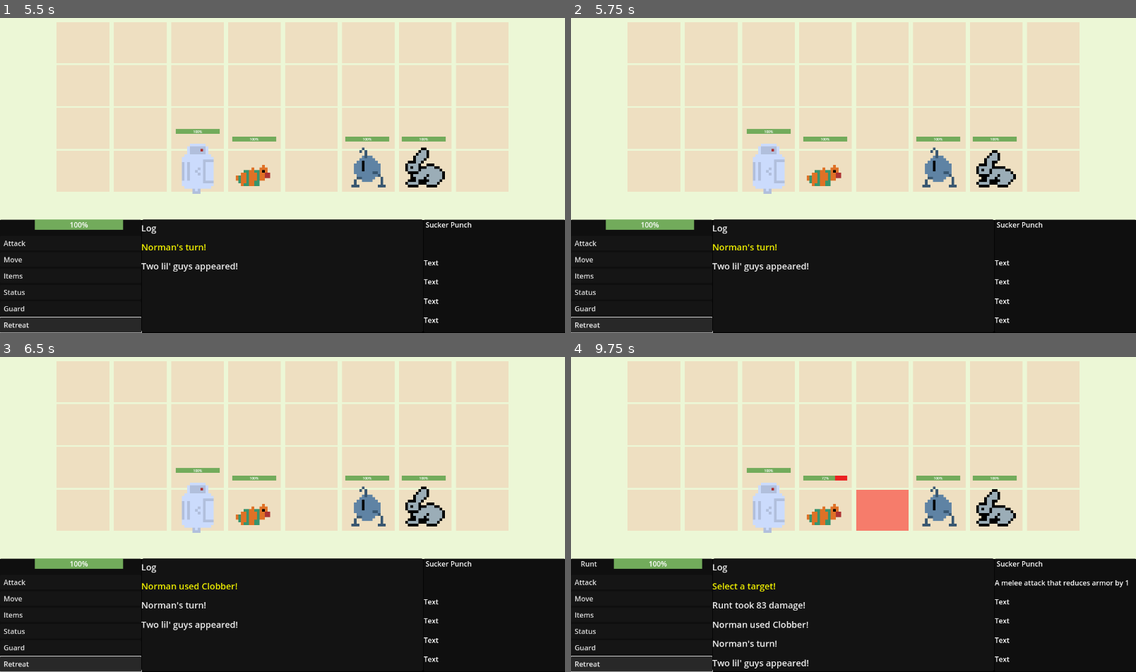
Above: before the commit, frames 1-4 (two rows, left to right).
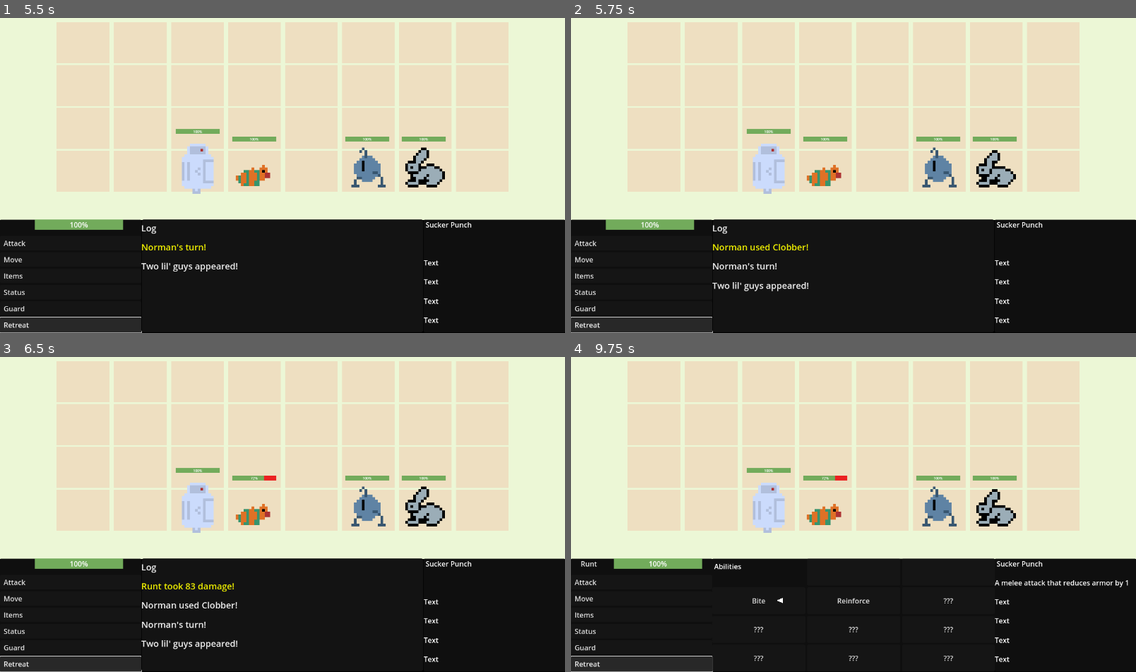
Above: after the commit, the same moments.

Repository: SamShubitz1/WorkingTitle
Game: Godot game, scene res://Scenes/Battle/Battle/battle_scene.tscn
The game is run twice, just before and just after one commit, with the same random seed, the same clock (stepped at 60 frames per second) and the same inputs. This scene is started directly instead of the project's main scene.
Inputs:
- Up to frame 1 (5.5 s): click "Attack" at 0.5 s; click "Move" at 1.25 s; click "Items" at 2 s; click "Status" at 2.75 s; click "Guard" at 3.5 s; click "Retreat" at 4.25 s; tap Enter (ui_accept) at 5, 5.1, 5.27 s; hold Right (ui_right) from 5.03 s (still down)
- Up to frame 2 (5.75 s): keep holding Right (ui_right); tap Enter (ui_accept) at 5.57 s
- Up to frame 3 (6.5 s): release Right (ui_right) at 5.78 s; hold Q (go_back) from 5.78 s (still down); tap E (navigate_log) at 5.85 s; tap Enter (ui_accept) at 6.02, 6.05, 6.32 s
- Up to frame 4 (9.75 s): release Q (go_back) at 6.53 s; hold Right (ui_right) 6.53-7.28 s; tap P (testbutton) at 6.6, 8.85 s; tap Enter (ui_accept) at 6.8, 7.35, 7.52, 7.82, 8.27, 8.3, 8.57, 9.02, 9.05, 9.32, 9.6 s; hold S (navigate_forward) 7.28-8.03 s; hold Left (ui_left) 8.03-9.53 s; tap E (navigate_log) at 8.1 s; hold Q (go_back) from 9.53 s (still down)

Frame 1 is identical in both runs. In frame 2, 0.5% of the frame differs, in the area x 25-42%, y 71-87%; in frame 3, 0.8%; in frame 4, 2.4%, in the area x 25-75%, y 42-100%.

Commit message:
movement half implemented

Diff:
--- a/Classes/base_grid_menu.gd
+++ b/Classes/base_grid_menu.gd
@@ -17,27 +17,30 @@
 
 var targets_grid: Dictionary = {}
 var current_grid_type: GridType = GridType.GLOBAL
-var initial_cells: Array[Panel]
+var global_cells: Array[Panel]
+var range_of_movement: Vector2i
+
 const initial_grid_size: Vector2i = Vector2i(8, 4)
 
 var current_shape: GameData.AttackShapes
 
-func init(menu: Node, menu_buttons: Array, menu_cursor: BaseCursor, initial_button_position = null) -> void:
-	super.init(menu, menu_buttons, menu_cursor)
-	initial_cells = menu_buttons
+func init(menu: Node, buttons: Array, menu_cursor: BaseCursor, initial_button_position = null, wrap = true) -> void:
+	super.init(menu, buttons, menu_cursor)
+	global_cells = buttons
 	update_grid(initial_grid_size)
-	for button in menu_buttons:
+	for button in buttons:
 		button.modulate.a = .1
 
 func update_grid(grid_size: Vector2i):
 	targets_grid = {}
 	var rows = grid_size.y
 	var cell_index = 0
-	for y in range(grid_size.y):
+	for y in range(rows):
 		for x in range(grid_size.x):
 			var grid_coords = Vector2i(x, rows - (y + 1))
 			targets_grid[grid_coords] = buttons[cell_index]
 			cell_index += 1
+	update_selected_cell(Vector2i(3,0))
 
 func activate_enemy_grid() -> void:
 	if current_grid_type != GridType.ENEMY:
@@ -60,31 +63,31 @@
 func get_enemy_cells() -> Array:
 	var enemy_cells: Array
 	var columns = initial_grid_size.x
-	var rows = initial_grid_size.y
-	for i in range(initial_cells.size()):
+	for i in range(global_cells.size()):
 		if i % columns == columns / 2:
 			for j in range(columns / 2):
-				enemy_cells.append(initial_cells[i + j])
+				enemy_cells.append(global_cells[i + j])
 	return enemy_cells
 
 func get_player_cells() -> Array:
-	var enemy_cells: Array
+	var player_cells: Array
 	var columns = initial_grid_size.x
-	var rows = initial_grid_size.y
-	for i in range(initial_cells.size()):
+	for i in range(global_cells.size()):
 		if i % columns == 0:
 			for j in range(columns / 2):
-				enemy_cells.append(initial_cells[i + j])
-	return enemy_cells
+				player_cells.append(global_cells[i + j])
+	return player_cells
 
 func get_targeted_cells() -> Array:
 	var selected_coords = [targets_grid.find_key(selected_button)]
 	selected_coords.append_array(get_neighbor_coords(selected_coords[0]))
 	var global_coords: Array
-	for coord in selected_coords:
-		coord.x += 4
-		global_coords.append(coord)
-	return global_coords
+	if current_grid_type == GridType.ENEMY:
+		for coord in selected_coords:
+			coord.x += 4
+			global_coords.append(coord)
+		selected_coords = global_coords
+	return selected_coords
 
 func navigate_forward(e: InputEvent) -> void:
 	if is_active:
@@ -103,7 +106,7 @@
 func move_up() -> void:
 	var coords = targets_grid.find_key(selected_button)
 	var next_coords: Vector2i
-	if coords.y == 3: # should be a dynamic value
+	if coords.y == initial_grid_size.y - 1:
 		next_coords = Vector2i(coords.x, 0)
 	else:
 		next_coords = Vector2i(coords.x, coords.y + 1)
@@ -112,7 +115,7 @@
 func move_down() -> void:
 	var coords = targets_grid.find_key(selected_button)
 	var next_coords: Vector2i
-	if coords.y == 0: # should be a dynamic value
+	if coords.y == 0:
 		next_coords = Vector2i(coords.x, 3)
 	else:
 		next_coords = Vector2i(coords.x, coords.y - 1)
@@ -121,7 +124,7 @@
 func move_left() -> void:
 	var coords = targets_grid.find_key(selected_button)
 	var next_coords: Vector2i
-	if coords.x == 0: # should be a dynamic value
+	if coords.x == 0:
 		next_coords = Vector2i(3, coords.y)
 	else:
 		next_coords = Vector2i(coords.x - 1, coords.y)
@@ -155,7 +158,8 @@
 	var neighbor_coords = get_neighbor_coords(next_coords)
 	for coords in neighbor_coords:
 		var neighbor = targets_grid[coords]
-		neighbor.modulate = Color(1, 1, 0, .3)
+		neighbor.modulate = get_cell_color()
+		neighbor.modulate.a = .3
 	selected_button = targets_grid[next_coords]
 	selected_button.modulate.a = 0.5
 
@@ -186,3 +190,13 @@
 func reset_cells() -> void:
 	for button in buttons:
 		button.modulate.a = 0.1
+
+func set_range(origin: Vector2i, range: Vector2i) -> void:
+	range_of_movement = range
+	update_selected_cell(origin)
+
+func get_cell_color() -> Color:
+	if current_grid_type == GridType.ENEMY:
+		return Color(1, 0, 0)
+	else:
+		return Color(.2, 1, 1)
--- a/Data/game_data.gd
+++ b/Data/game_data.gd
@@ -75,13 +75,13 @@
 # effect: {"type": ATTRIBUTES, "value": -2, "effected_property": Attributes.ARMOR}
 
 var abilities: Dictionary = {
-	"Clobber": {"name": "Clobber", "damage_type": DamageType.PHYSICAL, "damage": 80, "target_type": TargetType.ENEMY, "attribute_bonus": Attributes.STRENGTH, "description": "A simple melee attack", "range": 2, "target": TargetType.ENEMY, "shape": AttackShapes.SINGLE, "effect": {}},
-
-	"Laser": {"name": "Laser", "damage_type": DamageType.ENERGY, "damage": 60, "target_type": TargetType.ENEMY, "attribute_bonus": Attributes.FLUX, "description": "Deals damage to all enemies in a line", "range": 2, "target": TargetType.ENEMY, "shape": AttackShapes.LINE, "effect": {}},
-
-	"Bite": {"name": "Bite", "damage_type": DamageType.PHYSICAL …(119 unchanged characters)…  that reduces armor by 1", "range": 2, "target": TargetType.ENEMY, "shape": AttackShapes.SINGLE, "effect": { …(127 unchanged characters)…
-
-	"Reinforce": {"name": "Reinforce", "damage_type": DamageTyp …(105 unchanged characters)… Increase armor in a line", "range": 2, "target": TargetType.ENEMY, "shape": AttackShapes.LINE, "effect": {"e …(124 unchanged characters)…
+	"Clobber": {"name": "Clobber", "damage_type": DamageType.PHYSICAL, "damage": 80, "target_type": TargetType.ENEMY, "attribute_bonus": Attributes.STRENGTH, "description": "A simple melee attack", "range": 2, "shape": AttackShapes.SINGLE, "effect": {}},
+
+	"Laser": {"name": "Laser", "damage_type": DamageType.ENERGY, "damage": 60, "target_type": TargetType.ENEMY, "attribute_bonus": Attributes.FLUX, "description": "Deals damage to all enemies in a line", "range": 2, "shape": AttackShapes.LINE, "effect": {}},
+
+	"Bite": {"name": "Bite", "damage_type": DamageType.PHYSICAL …(119 unchanged characters)…  that reduces armor by 1", "range": 2, "shape": AttackShapes.SINGLE, "effect": { …(127 unchanged characters)…
+
+	"Reinforce": {"name": "Reinforce", "damage_type": DamageTyp …(105 unchanged characters)… Increase armor in a line", "range": 2, "shape": AttackShapes.LINE, "effect": {"e …(124 unchanged characters)…
 
 var items: Dictionary = {
 	"Extra Rock": {"name": "Extra Rock", "effect_type": "Rock", "effect_description": "Rock attack went up!", "menu_description": "Adds damage to rock attacks", "multiplier": .3},
--- a/Scenes/Battle/Battle/battle_controller.gd
+++ b/Scenes/Battle/Battle/battle_controller.gd
@@ -26,7 +26,7 @@
 var dialog: Label
 var manual_increment: bool = false
 
-var dialog_duration: float = 0.9
+var dialog_duration: float = 0.7
 var attack_duration: float = 0.9
 
 var selected_attack: Dictionary
@@ -131,7 +131,7 @@
 	var hero_attack = GameData.abilities[attack_name]
 	selected_attack = hero_attack
 	play_dialog("Select a target!", false)
-	return {"target": hero_attack.target, "shape": hero_attack.shape, "target_type": selected_attack.target_type}
+	return {"shape": hero_attack.shape, "target_type": selected_attack.target_type}
 
 func cancel_select_target() -> void:
 	selected_attack = {}
@@ -233,10 +233,10 @@
 	var valid_targets: Array[Vector2i]
 	var occupied_cells = battle_grid.current_grid.keys()
 	for cell in occupied_cells:
-		if selected_attack.target == GameData.TargetType.ENEMY:
+		if selected_attack.target_type == GameData.TargetType.ENEMY:
 			if cell.x > 3: # if master grid width is constant, will always be '3'
 				valid_targets.append(cell)
-		elif selected_attack.target == GameData.TargetType.HERO:
+		elif selected_attack.target_type == GameData.TargetType.HERO:
 			if cell.x < 4:
 				valid_targets.append(cell)
 	var is_valid_target: bool = false
@@ -290,8 +290,8 @@
 func wait(seconds: float) -> void:
 	await get_tree().create_timer(seconds).timeout
 
-func get_player_info() -> Dictionary:
-	return {"name": current_player.char_name, "abilities": current_player.abilities, "items": current_player.items, "alliance": current_player.alliance}
+func get_current_player() -> Node:
+	return current_player
 
 func get_grid_info() -> Dictionary:
 	return {"current_grid": battle_grid.current_grid, "grid_size": set_grid_cells()}
--- a/Scenes/Battle/Menu/battle_menu.gd
+++ b/Scenes/Battle/Menu/battle_menu.gd
@@ -11,8 +11,7 @@
 @onready var battle_controller = $"../BattleController"
 @onready var description_label = $Descriptions/Labels/AbilityDescription
 
-var enemies: Array
-var player_info: Dictionary
+var current_player: Node
 #var grid_info: Dictionary
 var initial_cursor_position = Vector2(0, 40)
 var options_menu = BaseMenu.new()
@@ -127,11 +126,14 @@
 		GameData.TargetType.HERO:
 			targets_menu.activate_player_grid()
 
-	update_selected_menu(GameData.BattleMenuType.TARGETS)
+	update_selected_menu(Data.BattleMenuType.TARGETS)
 
 func on_move() -> void:
-	targets_menu.activate_player_grid()
 	update_selected_menu(GameData.BattleMenuType.MOVEMENT)
+	movement_menu.activate_player_grid()
+	movement_menu.set_current_shape(Data.AttackShapes.SINGLE)
+	movement_menu.set_range(current_player.grid_position, Vector2i(1,1))
+
 
 func on_select_target():
 	log_menu.show_menu()
@@ -139,7 +141,7 @@
 	var is_valid_target = battle_controller.check_valid_targets(target_cells)
 	if is_valid_target:
 		battle_controller.on_use_attack(target_cells)
-		abilities_menu.set_scroll_size(player_info.abilities.size()) #will be called on end turn
+		abilities_menu.set_scroll_size(current_player.abilities.size()) #will be called on end turn
 		go_back()
 	else:
 		battle_controller.on_select_invalid_target()
@@ -151,14 +153,14 @@
 
 func on_select_item() -> void:
 	var index = selected_menu.get_selected_button_index()
-	var item_name = player_info.items[index].name
+	var item_name = current_player.items[index].name
 	if item_name == "Empty":
 		go_back()
 	else:
 		log_menu.show_menu()
 		battle_controller.on_use_item(index)
 		go_back()
-		items_menu.set_scroll_size(player_info.items.size())
+		items_menu.set_scroll_size(current_player.items.size())
 
 func on_select_retreat() -> void:
 	battle_controller.on_try_retreat()
@@ -169,10 +171,10 @@
 func update_description() -> void:
 	var index = selected_menu.get_selected_button_index()
 	if selected_menu == abilities_menu:
-		description_label.text = player_info.abilities[index].description
+		description_label.text = current_player.abilities[index].description
 	elif selected_menu == items_menu:
-		if index < player_info.items.size():
-			description_label.text = player_info.items[index].menu_description
+		if index < current_player.items.size():
+			description_label.text = current_player.items[index].menu_description
 
 func initialize_menus() -> void:
 	var initial_button_position = Vector2i(0, 65)
@@ -189,7 +191,8 @@
 
 	var targets_buttons = build_targets_cells()
 	targets_menu.init(targets_node, targets_buttons, cursor, null)
-	movement_menu.init(targets_node, targets_buttons, cursor, null)
+
+	movement_menu.init(targets_node, targets_buttons, cursor, null, false)
 
 	log_menu.init(log_node, log_node.get_child(0).get_children().slice(1), cursor, null, battle_controller.battle_log)
 
@@ -212,6 +215,6 @@
 	return cells
 
 func update_scroll_size() -> void:
-	player_info = battle_controller.get_player_info()
-	abilities_menu.set_scroll_size(player_info.abilities.size())
-	items_menu.set_scroll_size(player_info.items.size())
+	current_player = battle_controller.get_current_player()
+	abilities_menu.set_scroll_size(current_player.abilities.size())
+	items_menu.set_scroll_size(current_player.items.size())
